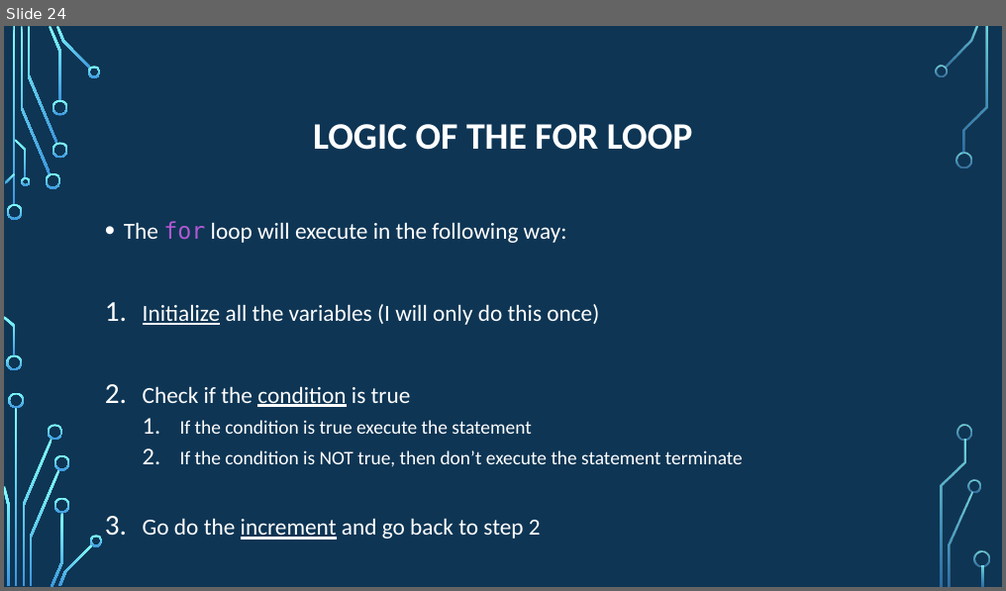
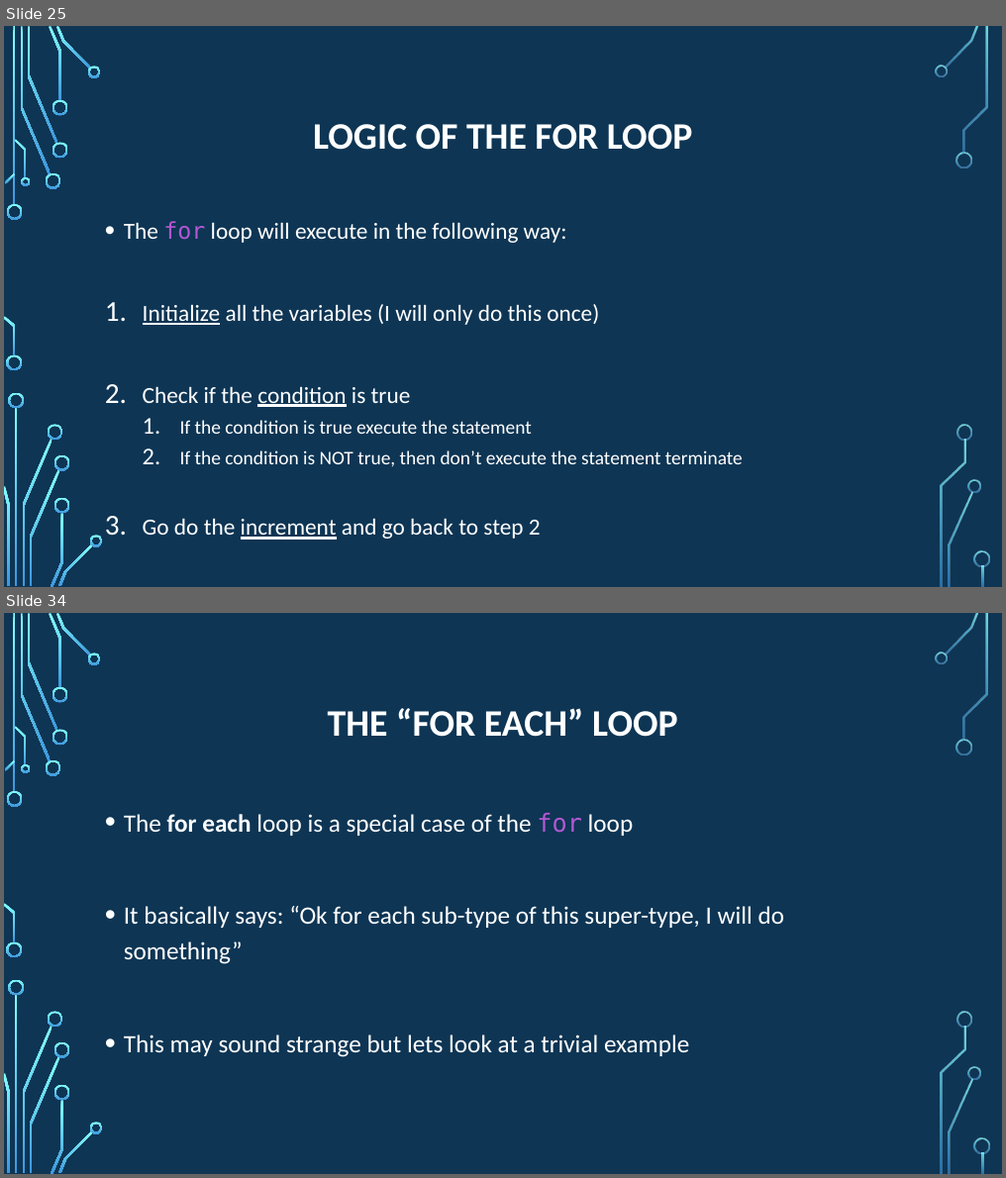
Before and after one commit to psypdt/ZIS_C-_Summer_Course_2019, a slide deck: Day_3/Day_3.pptx. Shown one above the other, each under a label of ours: slide 24 before the commit, slides 25 and 34 after it; the slides between them are not shown. The pictures are 1006x591 and 1006x1178 pixels, drawn with LibreOffice and Linux fonts; fonts in the diff are those of the drawing; background and template pictures are left out. Boxes give left, top, right and bottom in pixels: in the first picture for what was removed or moved away, otherwise in the second. Text is boxed around its words. In the diff, an @@ line names an element or a change of style, - is before the commit and + after.

```diff
--- a/Day_3/Day_3.pptx
+++ b/Day_3/Day_3.pptx
@@ slide 34 added at (x1=4, y1=613, x2=1002, y2=1174), background picture (left out); not listed: 36 template elements that a slide beside it also shows @@
@@ title added at (x1=328, y1=708, x2=678, y2=737), 36 pt, text #FFFFFF, bold @@
+THE “FOR EACH” LOOP
@@ text added at (x1=124, y1=813, x2=785, y2=1058), 24 pt, text #FFFFFF @@
+• The for each loop is a special case of the for loop
+• It basically says: “Ok for each sub-type of this super-type, I will do something”
+• This may sound strange but lets look at a trivial example
@@ what was slide 24 is now slide 25 @@
```
Also in this commit, not shown: 8 slides changed, 17 other slides added, 1 other file.
